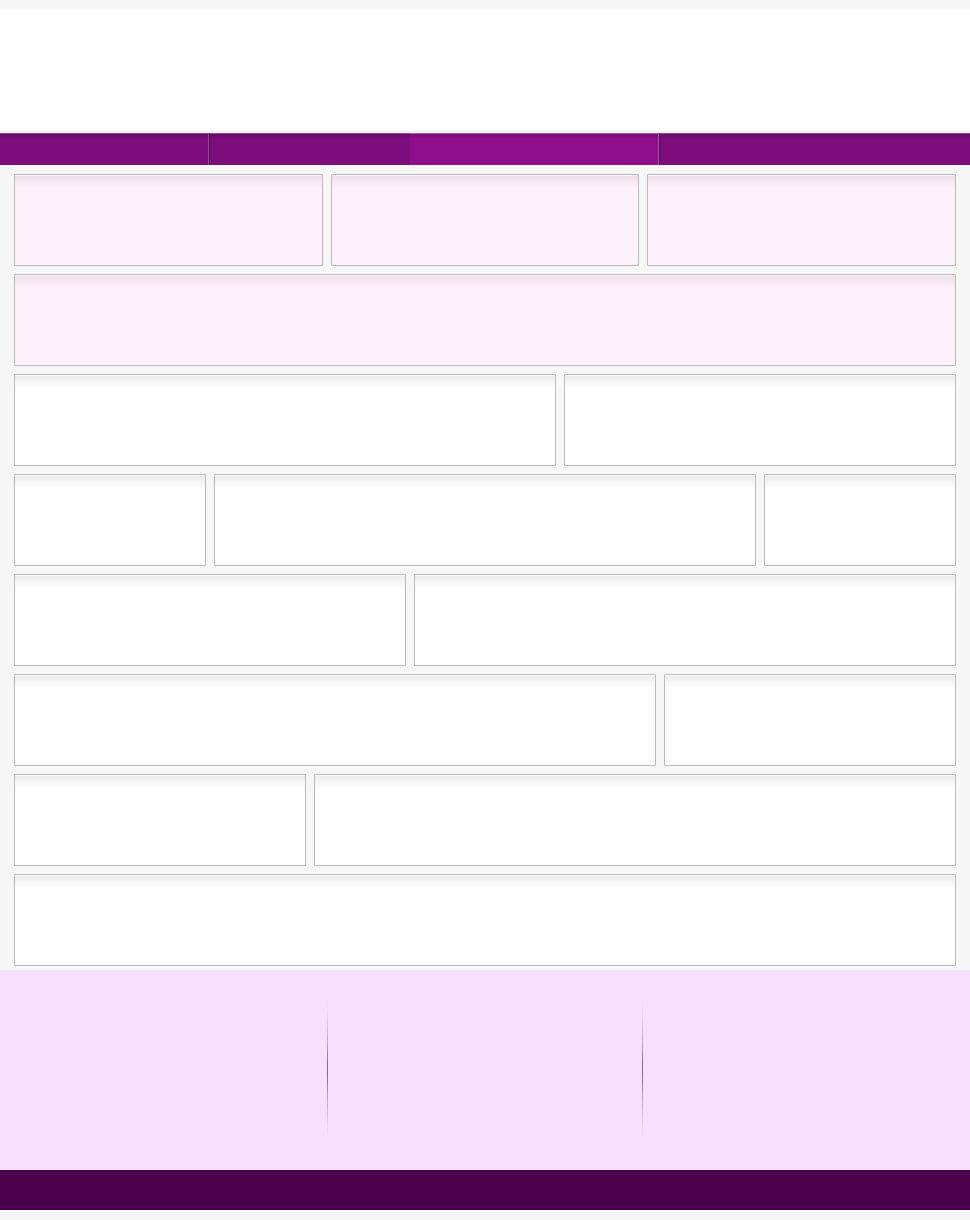
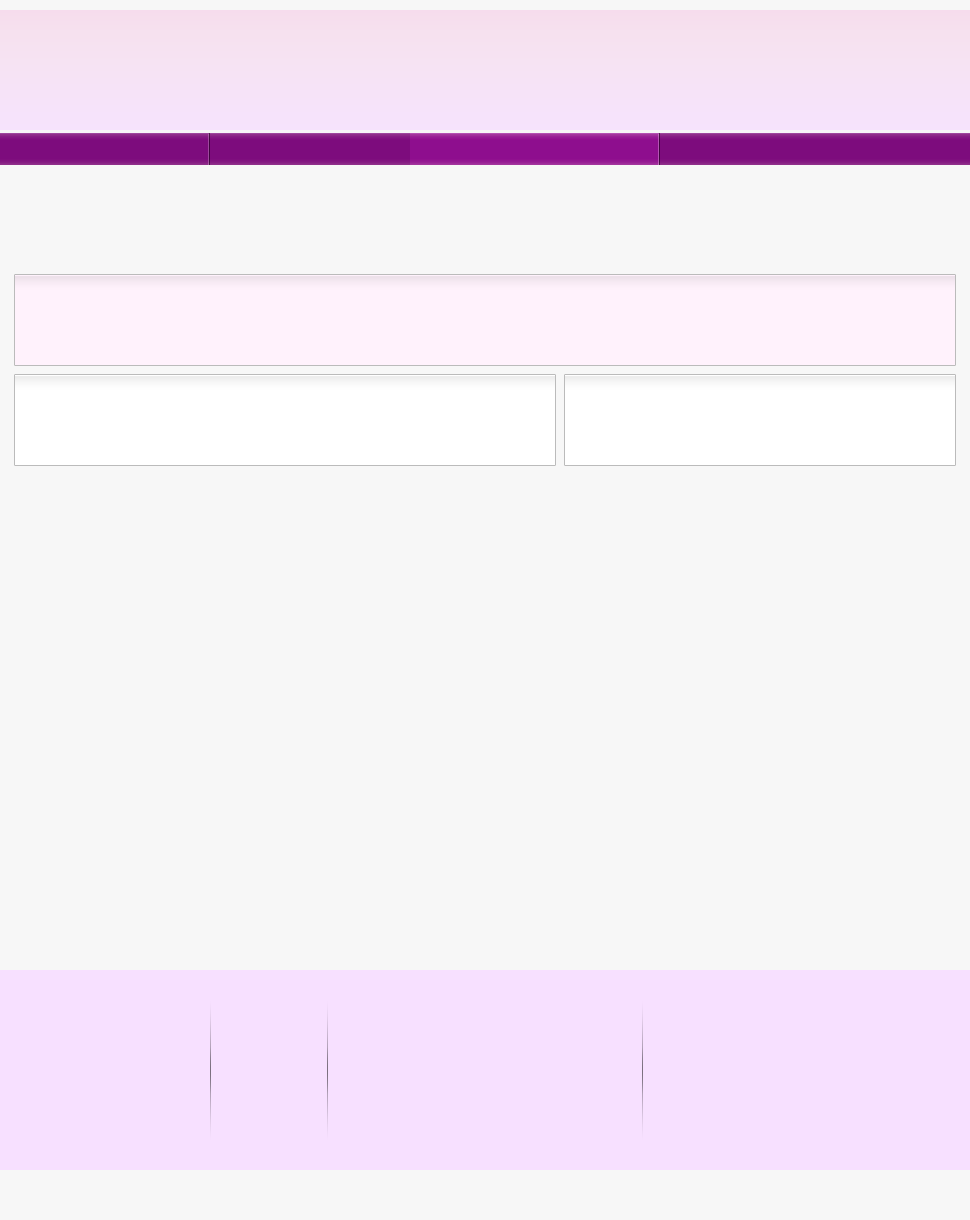
Revision of a layered 970 x 1220 image; what changed, layer by layer:
painted on "header" over [0, 10, 970, 130]
removed layer "header boxes" over [15, 175, 955, 265]
removed layer "footer" over [0, 1170, 970, 1210]
removed layer "sms" over [15, 475, 955, 565]
removed layer "tsm" over [15, 575, 955, 665]
removed layer "mms" over [15, 675, 955, 765]
removed layer "smm" over [15, 775, 955, 865]
removed layer "mmm" over [15, 875, 955, 965]
